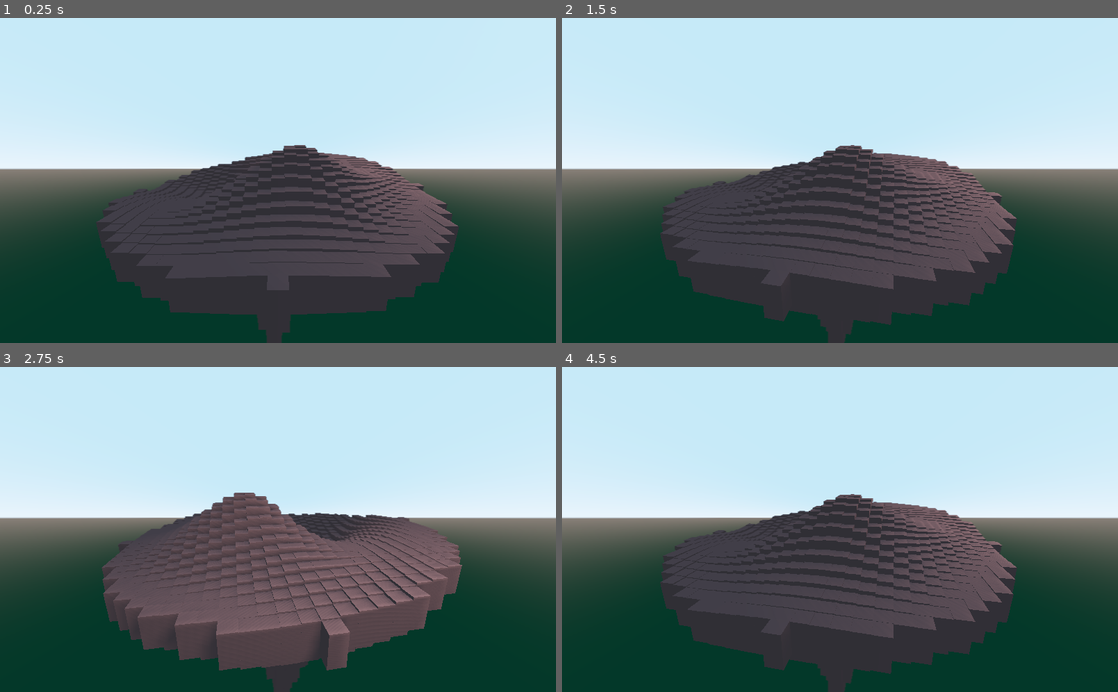
Above: before the commit, frames 1-4 (two rows, left to right).
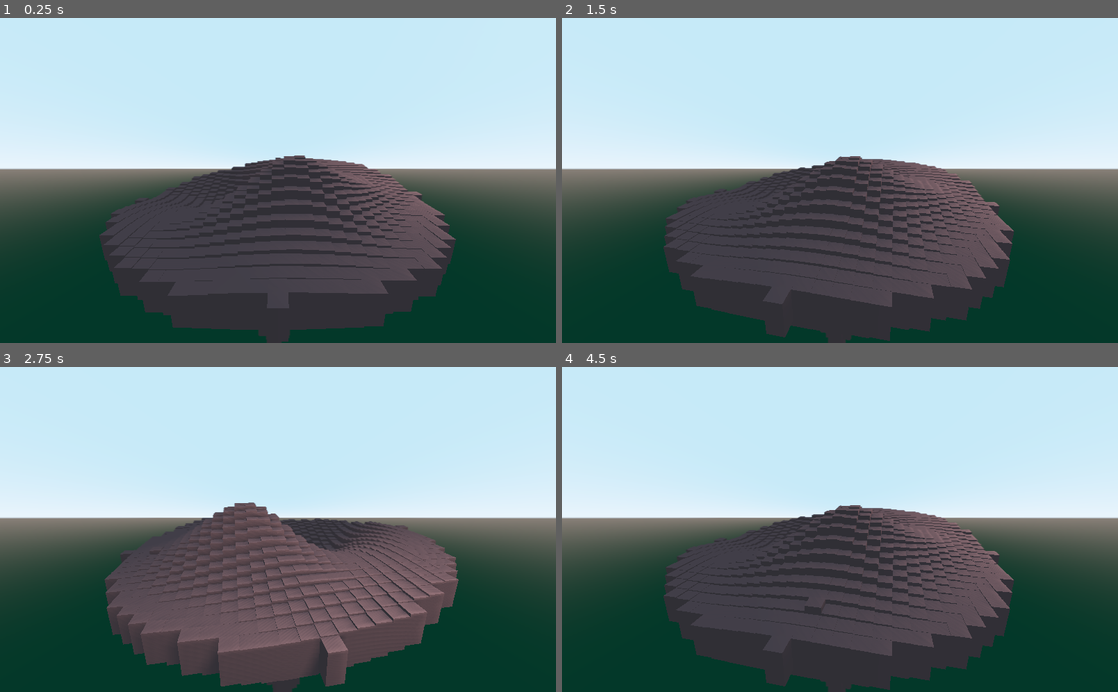
Above: after the commit, the same moments.

Repository: CiaranWoodward/LD49
Game: Godot game, scene res://Map/Map.tscn
Same seed, same stepped clock (60 frames per second), same inputs: the game is played once before the commit and once after it.
Inputs (mouse positions are in pixels of both pictures, inside the frame that each line leads up to):
- Up to frame 1 (0.25 s): no input
- Up to frame 2 (1.5 s): tap Enter at 0.5 s; move the mouse to (962, 164) at 0.52 s; hold Right (ui_right) 0.53-1.25 s; hold Page Up (zoom_in) 0.53-1.25 s; click (962, 164) at 0.67 s; drag from (728, 196) to (812, 245) at 1.27 s
- Up to frame 3 (2.75 s): move the mouse to (333, 458) at 2.02 s; hold Right (ui_right) from 2.03 s (still down); hold Page Up (zoom_in) from 2.03 s (still down); click (333, 458) at 2.17 s
- Up to frame 4 (4.5 s): release Right (ui_right) at 2.75 s; release Page Up (zoom_in) at 2.75 s; drag from (812, 594) to (673, 480) at 2.77 s; tap Space at 3.5 s; move the mouse to (1006, 578) at 3.52 s; hold Left (ui_left) 3.53-4.25 s; hold Page Up (zoom_in) 3.53-4.25 s; click (1006, 578) at 3.67 s; drag from (673, 480) to (756, 448) at 4.27 s

The runs differ from the first frame. In frame 1, 7.2% of the frame differs, in the area x 17-83%, y 39-100%; in frame 2, 8.3%; in frame 3, 9.3%, in the area x 18-84%, y 38-100%; in frame 4, 8.3%.

Commit message:
Add mouse interaction

Diff:
--- /dev/null
+++ b/Global.gd
@@ -0,0 +1,18 @@
+tool
+extends Node
+
+enum CollisionLayer {
+	SCENERY = 1<<0,
+	SELECTABLE_SCENERY = 1<<10
+}
+
+var unhandled_input_queue = []
+
+# Called when the node enters the scene tree for the first time.
+func _ready() -> void:
+	pass # Replace with function body.
+
+
+# Called every frame. 'delta' is the elapsed time since the previous frame.
+#func _process(delta: float) -> void:
+#	pass
--- a/Map/Camera.gd
+++ b/Map/Camera.gd
@@ -29,14 +29,19 @@
 
 func _unhandled_input(event):
 	# Only allow unhandled input for start drag
-	if event is InputEventMouseButton and (event.button_index == BUTTON_RIGHT || event.button_index == BUTTON_MIDDLE):
-		if event.is_pressed():
-			dragging = true
-			tween.remove(self, "dir_vec")
-			tween.remove(self, "speed")
-			speed = 0
-			moving = false
-			dir_vec = Vector2.ZERO
+	if event is InputEventMouseButton:
+		print("button: " + str(event.button_index) + "pressed: " + str(event.pressed))
+		if (event.button_index == BUTTON_RIGHT || event.button_index == BUTTON_MIDDLE):
+			if event.is_pressed():
+				dragging = true
+				tween.remove(self, "dir_vec")
+				tween.remove(self, "speed")
+				speed = 0
+				moving = false
+				dir_vec = Vector2.ZERO
+		if (event.button_index == BUTTON_LEFT):
+			print("queued button: " + str(event.button_index) + "pressed: " + str(event.pressed))
+			Global.unhandled_input_queue.append(event)
 	if event.is_action_pressed("zoom_in"):
 		target_zoom += ZOOM_AMOUNT
 		#rezoom = true # Disabled zooming, it felt a bit janky
@@ -122,3 +127,12 @@
 	height += dir_vec.y * speed * 20.0 * delta
 
 	_bound_level()
+
+func get_scenery_at_point(screenpoint = Vector2.INF):
+	if screenpoint == Vector2.INF:
+		screenpoint = get_viewport().get_mouse_position()
+	var space_state = get_world().direct_space_state
+	var from = project_ray_origin(screenpoint)
+	var to = from + project_ray_normal(screenpoint) * far
+	var colinfo = space_state.intersect_ray(from, to, [], Global.CollisionLayer.SELECTABLE_SCENERY)
+	return colinfo.get("collider")
--- a/Map/Map.gd
+++ b/Map/Map.gd
@@ -52,6 +52,12 @@
 	add_child(mc)
 	mc.set_displacement(displaceval)
 
-# Called every frame. 'delta' is the elapsed time since the previous frame.
-#func _process(delta: float) -> void:
-#	pass
+func _physics_process(delta: float) -> void:
+	while len(Global.unhandled_input_queue) > 0:
+		var event = Global.unhandled_input_queue.pop_front()
+		print("unqueued button: " + str(event.button_index) + "pressed: " + str(event.pressed))
+		# TODO: Handle input
+		if (event is InputEventMouseButton) and (event.button_index == BUTTON_LEFT) and (!event.pressed):
+			var scenery = $Camera.get_scenery_at_point(event.position)
+			if is_instance_valid(scenery):
+				scenery.set_displacement(0)
--- a/Map/MapChunk.gd
+++ b/Map/MapChunk.gd
@@ -1,7 +1,6 @@
-extends MeshInstance
+extends RigidBody
 
 const width = 5.0
-tool
 
 var height = 10.0
 
@@ -22,14 +21,19 @@
 
 	var am = ArrayMesh.new()
 	am.add_surface_from_arrays(Mesh.PRIMITIVE_TRIANGLES, arr)
-	self.mesh = am
+	$Mesh.mesh = am
 
 	# Move down so we have a fixed top
 	self.translation.y = -height/2
+	_regenerate_collision()
+
+func _regenerate_collision() -> void:
+	$CollisionShape.shape.extents = Vector3(width/2, height/2, width/2)
 
 # Displace by a value in the range [-1, 1]
 func set_displacement(displace : float):
 	self.translation.y = (displace * height) - (height/2)
+	#self.translation.y = (displace * 40.0) - (40.0/2)
 
 # Called every frame. 'delta' is the elapsed time since the previous frame.
 #func _process(delta: float) -> void:
--- a/Map/MapChunk.tscn
+++ b/Map/MapChunk.tscn
@@ -1,8 +1,12 @@
-[gd_scene load_steps=4 format=2]
+[gd_scene load_steps=5 format=2]
 
 [ext_resource path="res://Map/MapChunk.gd" type="Script" id=1]
 
-[sub_resource type="ArrayMesh" id=1]
+[sub_resource type="BoxShape" id=3]
+resource_local_to_scene = true
+extents = Vector3( 2.5, 5, 2.5 )
+
+[sub_resource type="ArrayMesh" id=4]
 surfaces/0 = {
 "aabb": AABB( -2.5, -5, -2.5, 5, 10, 5.00001 ),
 "array_data": PoolByteArray( 0, 0, 32, 192, 0, 0, 160, 64, 0, 0, 32, 64, 0, 0, 127, 0, 127, 0, 0, 127, 0, 0, 0, 0, 0, 0 …(2041 unchanged characters)…
@@ -22,9 +26,16 @@
 ao_on_uv2 = false
 ao_texture_channel = 0
 
-[node name="MapChunk" type="MeshInstance"]
+[node name="MapChunk" type="RigidBody"]
+collision_layer = 1025
+mode = 3
+script = ExtResource( 1 )
+
+[node name="CollisionShape" type="CollisionShape" parent="."]
+shape = SubResource( 3 )
+
+[node name="Mesh" type="MeshInstance" parent="."]
 transform = Transform( 1, 0, 0, 0, 1, 0, 0, 0, 1, 0, -5, 0 )
 generate_lightmap = false
-mesh = SubResource( 1 )
+mesh = SubResource( 4 )
 material/0 = SubResource( 2 )
-script = ExtResource( 1 )
--- a/project.godot
+++ b/project.godot
@@ -13,6 +13,10 @@
 config/name="LD49"
 run/main_scene="res://Map/Map.tscn"
 config/icon="res://icon.png"
+
+[autoload]
+
+Global="*res://Global.gd"
 
 [debug]
 
@@ -69,6 +73,11 @@
  ]
 }
 
+[layer_names]
+
+3d_physics/layer_1="Scenery"
+3d_physics/layer_11="selectable_scenery"
+
 [physics]
 
 common/enable_pause_aware_picking=true
